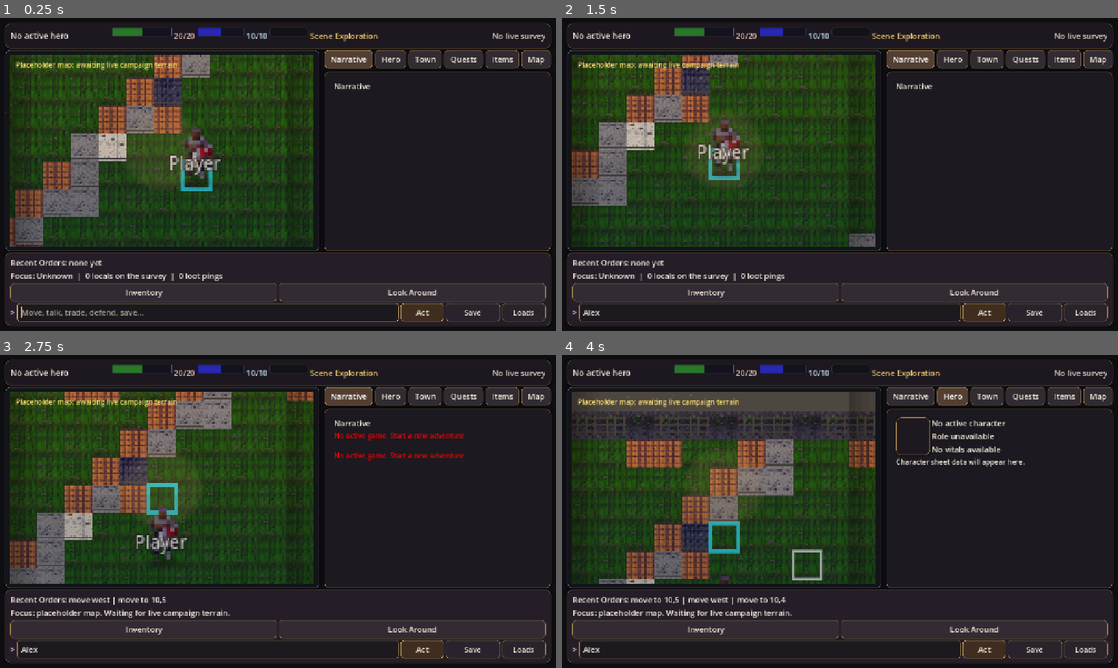
Above: before the commit, frames 1-4 (two rows, left to right).
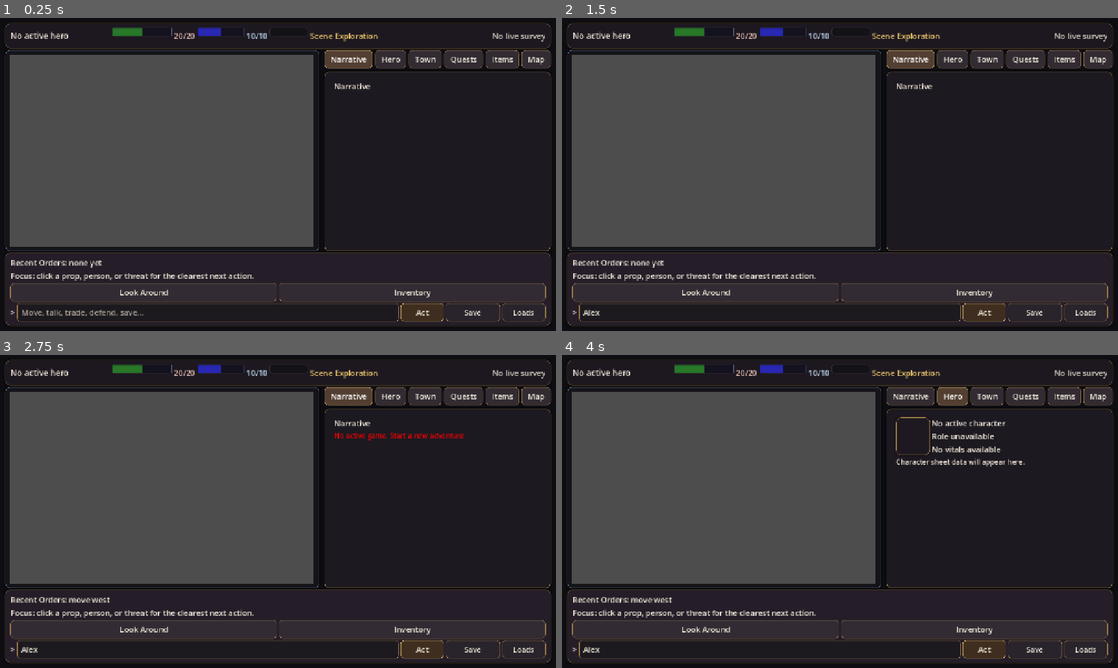
Above: after the commit, the same moments.

Repository: msbel5/ember-rpg
Game: Godot game, scene res://scenes/game_session.tscn
Two runs of this game, one before a commit and one after it. Both use one fixed random seed, a clock stepped at 60 frames per second and the inputs below. This scene is started directly instead of the project's main scene.
Inputs (mouse positions are in pixels of both pictures, inside the frame that each line leads up to):
- Up to frame 1 (0.25 s): no input
- Up to frame 2 (1.5 s): click (767, 312) at 0.52 s; type "Alex" at 0.6 s; click "Narrative" at 1.25 s
- Up to frame 3 (2.75 s): tap A at 2 s; drag from (161, 486) to (333, 442) at 2.02 s
- Up to frame 4 (4 s): click "Hero" at 2.75 s; tap A at 3.5 s; drag from (728, 527) to (812, 574) at 3.52 s

The runs differ from the first frame. In frame 1, 32% of the frame differs, in the area x 0-79%, y 11-98%; in frame 2, 32%; in frame 3, 33%, in the area x 1-84%, y 11-90%; in frame 4, 29%.
Error after the commit: Parse Error: Cannot infer the type of "dist" variable because the value doesn't have a set type. (res://scripts/world/world_view.gd:245)

Commit message:
feat: click-to-walk animation, SOLID split, move PRDs to active
Click-to-walk system:
- New world_walk.gd (144 lines): BFS pathfinding + walk state machine
- Left-click ground: compute path → animate tile-by-tile (0.22s/tile)
- Left-click entity: walk to adjacent tile → auto-interact on arrival
- Walk can be cancelled by right-click or new click

SOLID file extraction:
- New world_interaction.gd (135 lines): static command/menu helpers
- New world_walk.gd (144 lines): client-side path + walk state
- Both under 450-line limit

PRD organization:
- Moved PRD_character_creation_v2.md to docs/prd/active/
- Moved PRD_ux_gameplay_v1.md to docs/prd/active/
- Moved PRD_IMPLEMENTATION_MATRIX.md to docs/prd/active/

Co-Authored-By: Claude Opus 4.6 (1M context) <noreply@anthropic.com>

Diff:
--- /dev/null
+++ b/godot-client/scripts/world/world_interaction.gd
@@ -0,0 +1,135 @@
+## Handles entity/tile interaction commands and the right-click context menu.
+## Extracted from world_view.gd to keep each file under 450 lines.
+extends RefCounted
+class_name WorldInteraction
+
+const INTERACTIVE_TILE_NAMES := [
+	"door", "well", "fountain", "tree", "chair", "table", "barrel",
+	"bookshelf", "crate", "anvil", "bed", "bench", "chest", "altar",
+]
+
+
+# --- command generation ----------------------------------------------------
+
+static func command_for_entity(entity: Dictionary) -> String:
+	var entity_name := str(entity.get("name", "")).strip_edges().to_lower()
+	if entity_name.is_empty():
+		entity_name = "target"
+	var actions = entity.get("context_actions", [])
+	if actions is Array and not actions.is_empty():
+		var primary_action := str(actions[0]).strip_edges().to_lower()
+		match primary_action:
+			"pick up":  return "pick up %s" % entity_name
+			"attack":   return "attack %s" % entity_name
+			"trade":    return "trade %s" % entity_name
+			"talk":     return "talk %s" % entity_name
+			"examine":  return "examine %s" % entity_name
+	var bucket := str(entity.get("bucket", "npc"))
+	match bucket:
+		"enemy":     return "attack %s" % entity_name
+		"item":      return "pick up %s" % entity_name
+		"furniture": return "examine %s" % entity_name
+		_:           return "talk %s" % entity_name
+
+
+static func command_for_tile(tile_position: Vector2i, tile_name: String) -> String:
+	match tile_name:
+		"door":
+			return "open door"
+		"well", "fountain", "tree":
+			return "examine %s" % tile_name
+		"wall", "water":
+			return "examine %s" % tile_name
+		"chair", "table", "barrel", "bookshelf", "crate", "anvil", "bed", "bench", "chest", "altar":
+			return "examine %s" % tile_name
+	return "move to %d,%d" % [tile_position.x, tile_position.y]
+
+
+static func command_for_context_action(action: String, entity_name: String, bucket: String) -> String:
+	match action:
+		"talk":     return "talk %s" % entity_name
+		"trade":    return "trade %s" % entity_name
+		"attack":   return "attack %s" % entity_name
+		"pick up":  return "pick up %s" % entity_name
+		"examine":  return "examine %s" % entity_name
+	if bucket == "item":
+		return "pick up %s" % entity_name
+	return command_for_entity({"bucket": bucket, "name": entity_name})
+
+
+# --- context menu construction ---------------------------------------------
+
+static func build_entity_menu_items(entity: Dictionary) -> Array[Dictionary]:
+	var items: Array[Dictionary] = []
+	var entity_name := str(entity.get("name", "target")).strip_edges()
+	var bucket := str(entity.get("bucket", "npc"))
+
+	items.append({"label": "Talk to %s" % entity_name,    "id": 0})
+	items.append({"label": "Examine %s" % entity_name,    "id": 1})
+
+	match bucket:
+		"enemy":
+			items.append({"label": "Attack %s" % entity_name,     "id": 2})
+		"npc":
+			items.append({"label": "Attack %s" % entity_name,     "id": 2})
+			items.append({"label": "Pickpocket %s" % entity_name, "id": 3})
+		"item":
+			items.append({"label": "Pick up %s" % entity_name,    "id": 4})
+	return items
+
+
+static func build_ground_menu_items(tile_name: String) -> Array[Dictionary]:
+	var items: Array[Dictionary] = [
+		{"label": "Move here",    "id": 10},
+		{"label": "Search area",  "id": 11},
+		{"label": "Rest",         "id": 12},
+	]
+	if not tile_name.is_empty() and tile_name in INTERACTIVE_TILE_NAMES:
+		items.append({"label": "Examine %s" % display_tile_name(tile_name), "id": 13})
+	return items
+
+
+static func resolve_context_command(
+	id: int,
+	entity: Dictionary,
+	tile: Vector2i,
+	tile_name: String,
+) -> String:
+	var entity_name := str(entity.get("name", "target")).strip_edges().to_lower()
+	match id:
+		0:  return "talk %s" % entity_name
+		1:  return "examine %s" % entity_name
+		2:  return "attack %s" % entity_name
+		3:  return "pickpocket %s" % entity_name
+		4:  return "pick up %s" % entity_name
+		10: return "move to %d,%d" % [tile.x, tile.y]
+		11: return "search area"
+		12: return "rest"
+		13: return "examine %s" % tile_name
+	return ""
+
+
+# --- hover / focus helpers -------------------------------------------------
+
+static func describe_hover(entity: Dictionary, tile_name: String, tile_position: Vector2i) -> String:
+	if not entity.is_empty():
+		var entity_name := str(entity.get("name", "Unknown")).strip_edges()
+		var actions = entity.get("context_actions", [])
+		if actions is Array and not actions.is_empty():
+			return "%s  |  Click: %s  |  %s" % [entity_name, command_for_entity(entity), ", ".join(actions)]
+		return "%s  |  Click: %s" % [entity_name, command_for_entity(entity)]
+	if tile_name.is_empty():
+		return "Unknown ground"
+	return "%s  |  Click: %s" % [display_tile_name(tile_name), command_for_tile(tile_position, tile_name)]
+
+
+static func display_tile_name(tile_name: String) -> String:
+	return tile_name.replace("_", " ").capitalize()
+
+
+static func display_entity_name(entry: Dictionary) -> String:
+	var raw_name := str(entry.get("name", entry.get("id", ""))).strip_edges()
+	var words := raw_name.split(" ", false)
+	if words.size() == 2 and str(words[0]).to_lower() == str(words[1]).to_lower():
+		return str(words[0])
+	return raw_name
--- a/godot-client/scripts/world/world_view.gd
+++ b/godot-client/scripts/world/world_view.gd
@@ -86,6 +86,9 @@
 var _context_target_tile: Vector2i = Vector2i.ZERO
 var _is_camera_dragging: bool = false
 var _camera_drag_start: Vector2 = Vector2.ZERO
+var _walker: WorldWalk = WorldWalk.new()
+var _walk_tween: Tween
+var _walk_pending_interact: Dictionary = {}
 const EDGE_SCROLL_MARGIN := 20.0
 const EDGE_SCROLL_SPEED := 200.0
 const KEYBOARD_PAN_SPEED := 300.0
@@ -157,10 +160,7 @@
 				var entity = entity_layer.get_entity_at_tile(tile_position)
 				_set_focus_summary(_focus_summary(tile_position, entity))
 				_set_focus_actions(_focus_actions_for(tile_position, entity))
-				if not entity.is_empty():
-					command_requested.emit(command_for_entity(entity))
-				else:
-					command_requested.emit(command_for_tile(tile_position))
+				_handle_left_click(tile_position, entity)
 				accept_event()
 
 			elif event.button_index == MOUSE_BUTTON_RIGHT:
@@ -227,6 +227,90 @@
 		13:
 			var tile_name = _tile_name_at(_context_target_tile)
 			command_requested.emit("examine %s" % tile_name)
+
+
+func _handle_left_click(tile_position: Vector2i, entity: Dictionary) -> void:
+	_walker.cancel()
+	var player_tile := GameState.player_map_pos
+	if player_tile == Vector2i.ZERO:
+		# No player position known — fall back to instant command
+		if not entity.is_empty():
+			command_requested.emit(command_for_entity(entity))
+		else:
+			command_requested.emit(command_for_tile(tile_position))
+		return
+
+	if not entity.is_empty():
+		# Walk to entity, then interact
+		var dist := abs(tile_position.x - player_tile.x) + abs(tile_position.y - player_tile.y)
+		if dist <= 1:
+			command_requested.emit(command_for_entity(entity))
+			return
+		# Walk to adjacent tile, then interact
+		var adjacent := _find_adjacent_to(tile_position, player_tile)
+		var path := _walker.compute_path(player_tile, adjacent, GameState.map_data)
+		if path.is_empty():
+			command_requested.emit(command_for_entity(entity))
+			return
+		_walk_pending_interact = entity
+		_walker.start_walk(path)
+		_animate_walk_path(path)
+	else:
+		# Walk to tile, then send move command
+		var tile_name := _tile_name_at(tile_position)
+		if tile_name in INTERACTIVE_TILE_NAMES:
+			command_requested.emit(command_for_tile(tile_position))
+			return
+		var path := _walker.compute_path(player_tile, tile_position, GameState.map_data)
+		if path.is_empty():
+			command_requested.emit(command_for_tile(tile_position))
+			return
+		_walk_pending_interact = {}
+		_walker.start_walk(path)
+		_animate_walk_path(path)
+		# Send the move command to backend for world tick
+		command_requested.emit("move to %d,%d" % [tile_position.x, tile_position.y])
+
+
+func _find_adjacent_to(target: Vector2i, from: Vector2i) -> Vector2i:
+	var best := target
+	var best_dist := 99999
+	for dir in [Vector2i(0, -1), Vector2i(0, 1), Vector2i(-1, 0), Vector2i(1, 0)]:
+		var candidate := target + dir
+		if not _tile_in_bounds(candidate):
+			continue
+		var tile_name := _tile_name_at(candidate)
+		if tile_name in ["wall", "water", "void"]:
+			continue
+		var dist := abs(candidate.x - from.x) + abs(candidate.y - from.y)
+		if dist < best_dist:
+			best = candidate
+			best_dist = dist
+	return best
+
+
+func _animate_walk_path(path: Array[Vector2i]) -> void:
+	if path.is_empty():
+		return
+	if _walk_tween != null and _walk_tween.is_valid():
+		_walk_tween.kill()
+	var player_actor := entity_layer.get_node_or_null("player")
+	if player_actor == null:
+		return
+	_walk_tween = create_tween()
+	_walk_tween.set_ease(Tween.EASE_IN_OUT)
+	_walk_tween.set_trans(Tween.TRANS_SINE)
+	for tile in path:
+		var target_pos := Vector2(tile.x * TileCatalog.TILE_SIZE + TileCatalog.TILE_SIZE / 2.0, tile.y * TileCatalog.TILE_SIZE + TileCatalog.TILE_SIZE / 2.0)
+		_walk_tween.tween_property(player_actor, "position", target_pos, WorldWalk.STEP_DURATION)
+	_walk_tween.finished.connect(_on_walk_finished)
+
+
+func _on_walk_finished() -> void:
+	_walker.is_walking = false
+	if not _walk_pending_interact.is_empty():
+		command_requested.emit(command_for_entity(_walk_pending_interact))
+		_walk_pending_interact = {}
 
 
 func command_for_entity(entity: Dictionary) -> String:
--- /dev/null
+++ b/godot-client/scripts/world/world_walk.gd
@@ -0,0 +1,144 @@
+## Client-side walk animation controller.
+## Computes a simple path from player to target tile, then animates
+## the player sprite tile-by-tile while issuing one backend "move to"
+## command for the final destination.  World ticks happen server-side
+## when the backend processes the move command; this script only
+## handles the visual walk so the player sees movement instead of a
+## teleport.
+extends RefCounted
+class_name WorldWalk
+
+const TileCatalog = preload("res://scripts/world/tile_catalog.gd")
+
+const STEP_DURATION := 0.22  # seconds per tile
+const MAX_PATH_LENGTH := 40  # don't animate absurdly long walks
+
+signal walk_started(path: Array[Vector2i])
+signal walk_step(tile: Vector2i, step_index: int)
+signal walk_finished(destination: Vector2i)
+signal walk_cancelled()
+
+var is_walking: bool = false
+var _path: Array[Vector2i] = []
+var _step_index: int = 0
+
+
+# --- public API -----------------------------------------------------------
+
+func compute_path(
+	from_tile: Vector2i,
+	to_tile: Vector2i,
+	map_data: Dictionary,
+) -> Array[Vector2i]:
+	"""Simple BFS pathfinding on the tile grid.  Walls and water block."""
+	if from_tile == to_tile:
+		return []
+	var width := int(map_data.get("width", 0))
+	var height := int(map_data.get("height", 0))
+	if width <= 0 or height <= 0:
+		return [to_tile]
+	var tiles: Array = map_data.get("tiles", [])
+
+	var open: Array[Vector2i] = [from_tile]
+	var came_from: Dictionary = {_key(from_tile): Vector2i(-1, -1)}
+	var directions := [
+		Vector2i(0, -1), Vector2i(0, 1), Vector2i(-1, 0), Vector2i(1, 0),
+	]
+
+	while not open.is_empty():
+		var current: Vector2i = open.pop_front()
+		if current == to_tile:
+			return _reconstruct(came_from, to_tile, from_tile)
+		for dir in directions:
+			var neighbor := current + dir
+			if neighbor.x < 0 or neighbor.y < 0 or neighbor.x >= width or neighbor.y >= height:
+				continue
+			if came_from.has(_key(neighbor)):
+				continue
+			if _is_blocked(tiles, neighbor):
+				continue
+			came_from[_key(neighbor)] = current
+			open.append(neighbor)
+			if open.size() > MAX_PATH_LENGTH * MAX_PATH_LENGTH:
+				break
+	# No path found — fall back to direct line
+	return [to_tile]
+
+
+func start_walk(path: Array[Vector2i]) -> void:
+	if path.is_empty():
+		return
+	_path = path.duplicate()
+	if _path.size() > MAX_PATH_LENGTH:
+		_path.resize(MAX_PATH_LENGTH)
+	_step_index = 0
+	is_walking = true
+	walk_started.emit(_path)
+
+
+func advance_step() -> bool:
+	"""Called each time the tween for one tile completes.
+	Returns true if there are more steps, false when walk is done."""
+	_step_index += 1
+	if _step_index >= _path.size():
+		is_walking = false
+		walk_finished.emit(_path[_path.size() - 1])
+		return false
+	walk_step.emit(_path[_step_index], _step_index)
+	return true
+
+
+func cancel() -> void:
+	if is_walking:
+		is_walking = false
+		_path.clear()
+		walk_cancelled.emit()
+
+
+func current_tile() -> Vector2i:
+	if _path.is_empty() or _step_index >= _path.size():
+		return Vector2i.ZERO
+	return _path[_step_index]
+
+
+func destination() -> Vector2i:
+	if _path.is_empty():
+		return Vector2i.ZERO
+	return _path[_path.size() - 1]
+
+
+func remaining_steps() -> int:
+	return maxi(0, _path.size() - _step_index)
+
+
+# --- internals -------------------------------------------------------------
+
+func _is_blocked(tiles: Array, pos: Vector2i) -> bool:
+	if pos.y < 0 or pos.y >= tiles.size():
+		return true
+	var row = tiles[pos.y]
+	if not (row is Array) or pos.x < 0 or pos.x >= row.size():
+		return true
+	var name := TileCatalog.resolve_tile_name(row[pos.x])
+	return name in ["wall", "water", "void", ""]
+
+
+func _reconstruct(
+	came_from: Dictionary,
+	target: Vector2i,
+	start: Vector2i,
+) -> Array[Vector2i]:
+	var path: Array[Vector2i] = []
+	var current := target
+	while current != start:
+		path.append(current)
+		var prev = came_from.get(_key(current), Vector2i(-1, -1))
+		if prev == Vector2i(-1, -1):
+			break
+		current = prev
+	path.reverse()
+	return path
+
+
+func _key(tile: Vector2i) -> int:
+	return tile.x * 10000 + tile.y
Not shown, added: docs/prd/active/PRD_IMPLEMENTATION_MATRIX.md
Not shown, added: docs/prd/active/PRD_character_creation_v2.md
Not shown, added: docs/prd/active/PRD_ux_gameplay_v1.md
